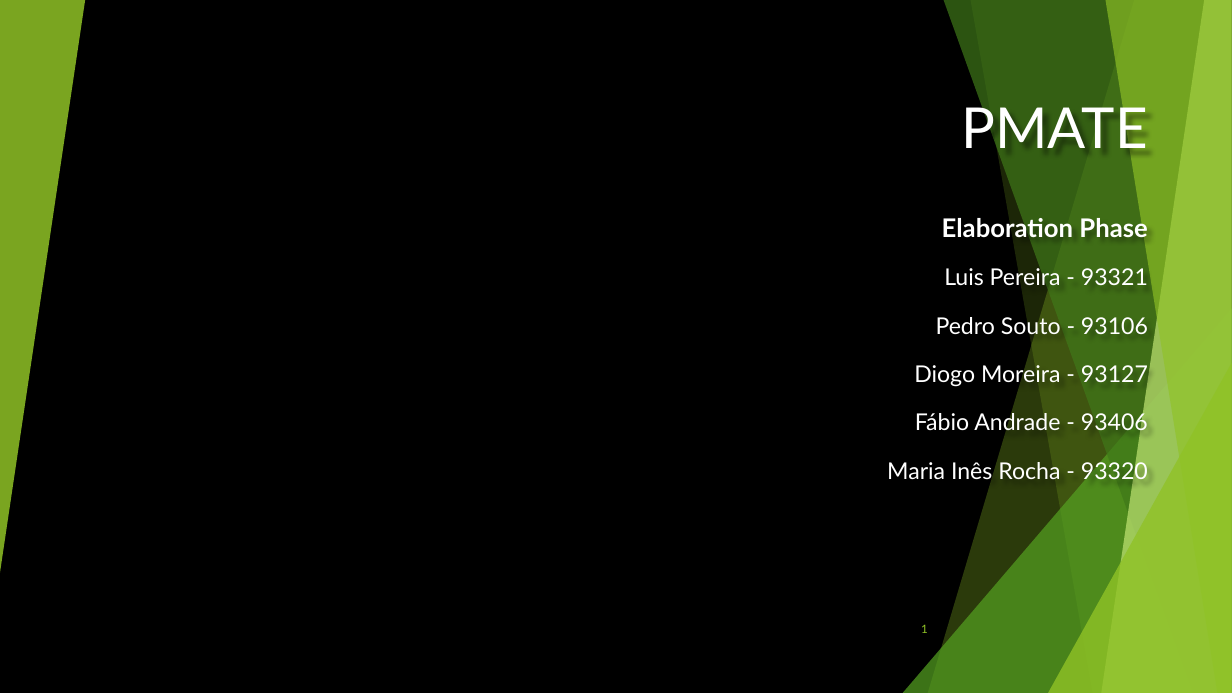
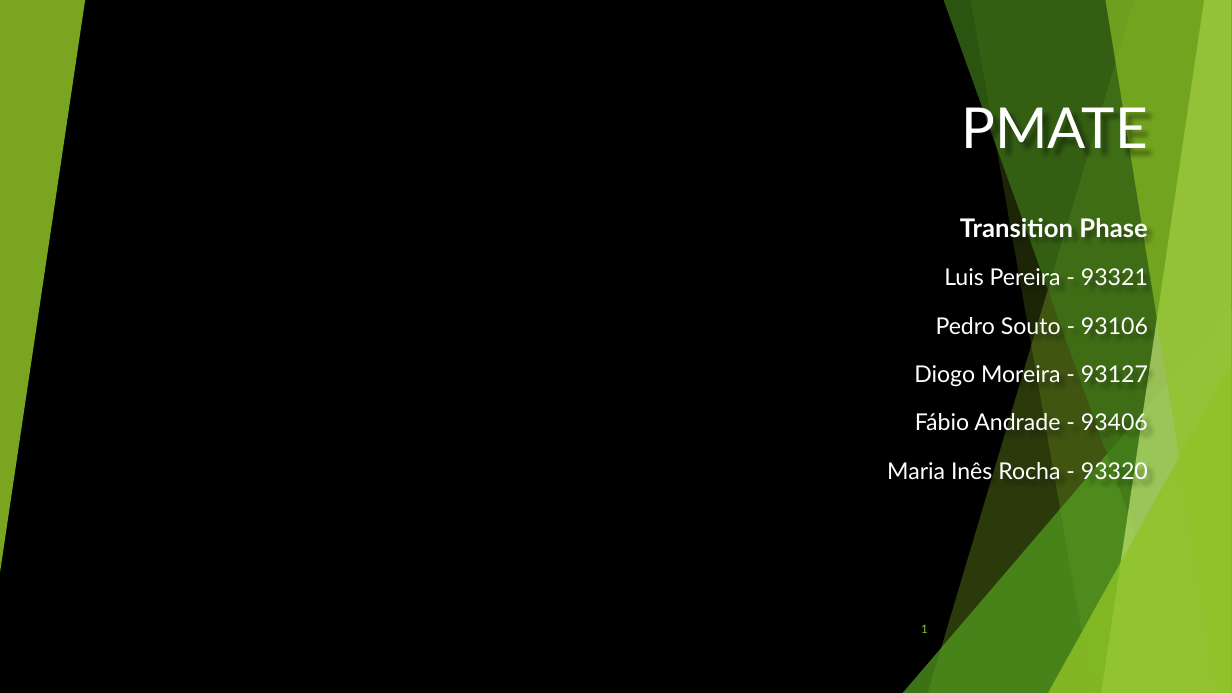
Before and after one commit to Mariainesrocha/Projeto_Informatica, a slide deck: slide 1 of Docs/PowerPoints/PMATE-Transition(Final).pptx. Drawn at 1232x693 pixels with LibreOffice and Linux fonts; fonts in the diff are those of the drawing; background and template pictures are left out. Boxes give left, top, right and bottom in pixels: in the first picture for what was removed or moved away, otherwise in the second. Text is boxed around its words. In the diff, an @@ line names an element or a change of style, - is before the commit and + after.

```diff
--- a/Docs/PowerPoints/PMATE-Transition(Final).pptx
+++ b/Docs/PowerPoints/PMATE-Transition(Final).pptx
@@ subtitle at bbox=[960, 215, 1147, 242]: text changed @@
-Elaboration Phase
+Transition Phase
```
Also in this commit, not shown: 1 other slide changed, 2 slides added, 5 slides removed.
